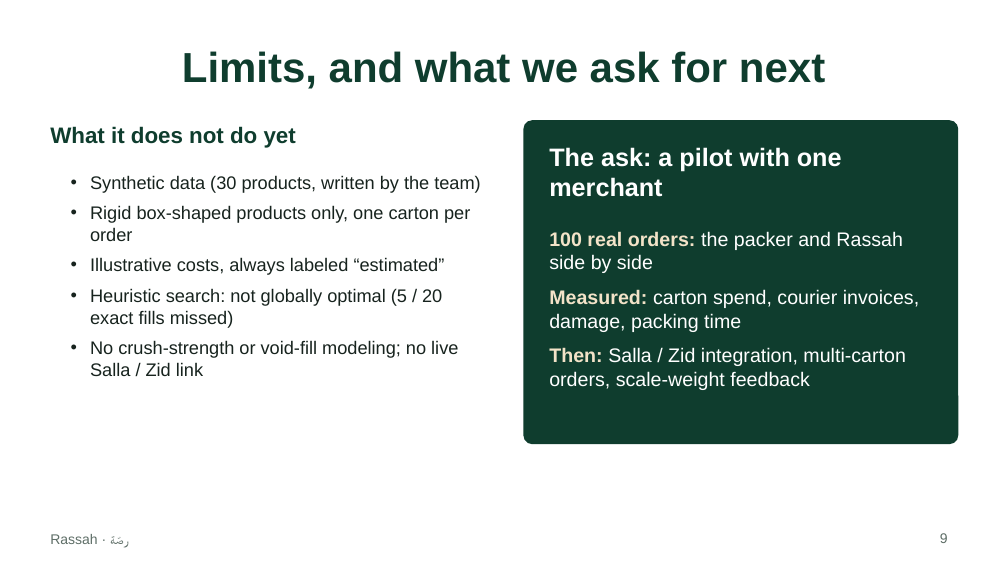
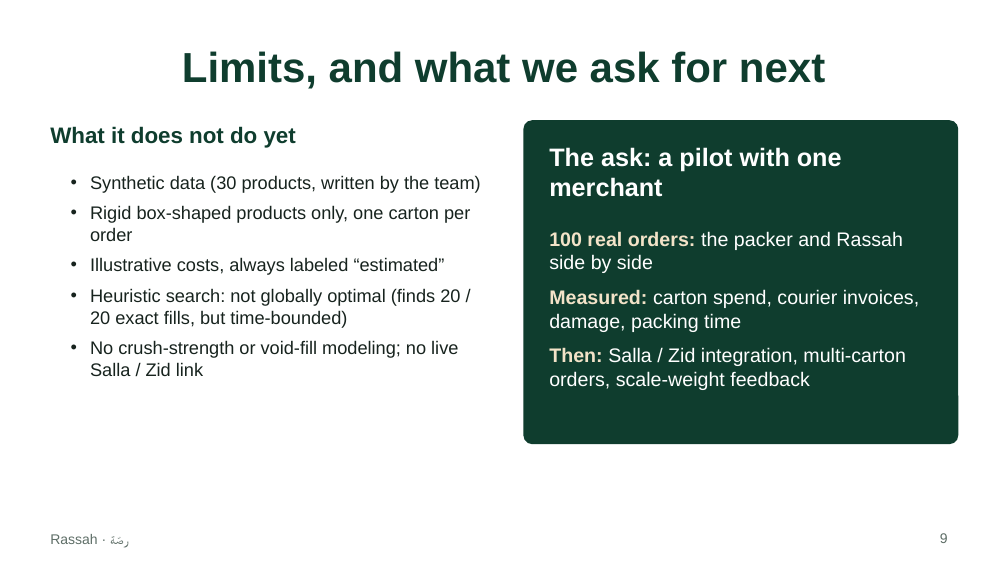
Before and after one commit to justAbdulaziz10/Rassah, a slide deck: slide 9 of docs/report/deck.pptx. Drawn at 1008x567 pixels with LibreOffice and Linux fonts; fonts in the diff are those of the drawing. Boxes give left, top, right and bottom in pixels: in the first picture for what was removed or moved away, otherwise in the second. Text is boxed around its words. In the diff, an @@ line names an element or a change of style, - is before the commit and + after.

```diff
--- a/docs/report/deck.pptx
+++ b/docs/report/deck.pptx
@@ text at (x1=90, y1=288, x2=460, y2=328): text changed @@
-• Heuristic search: not globally optimal (5 / 20 exact fills missed)
+• Heuristic search: not globally optimal (finds 20 / 20 exact fills, but time-bounded)
```
Also in this commit, not shown: 1 other slide changed, 20 other files.
